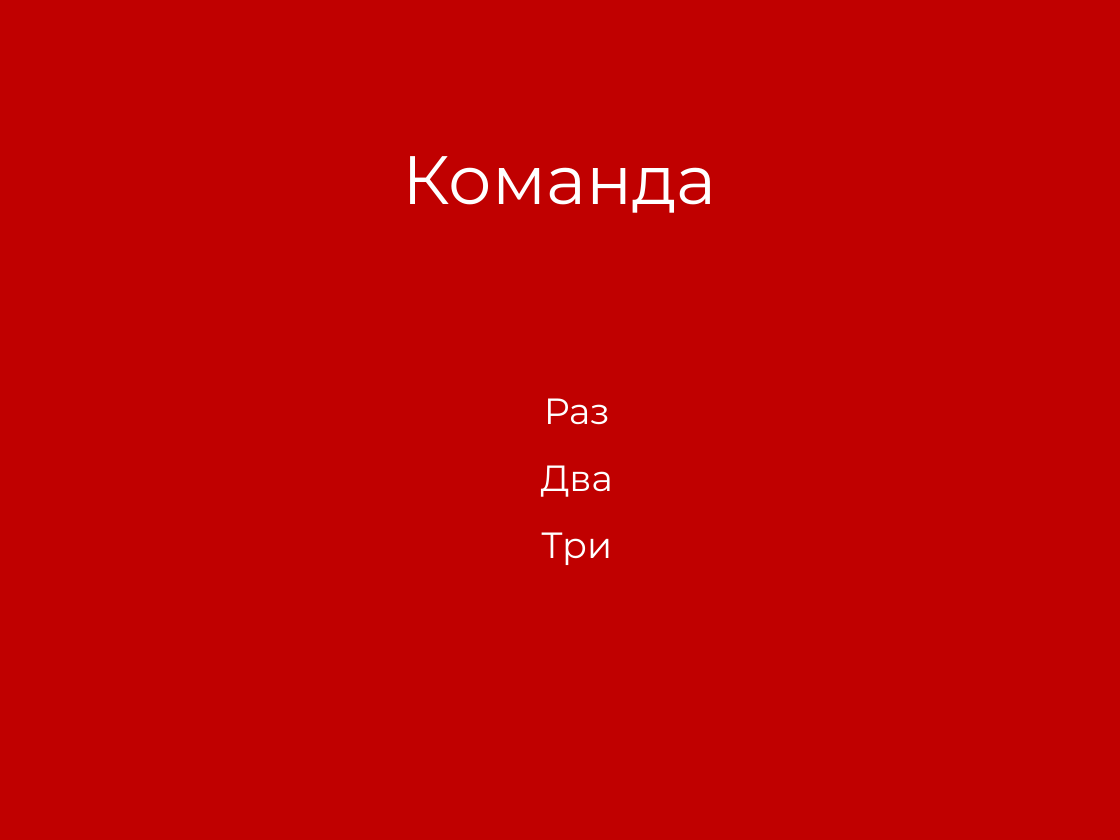
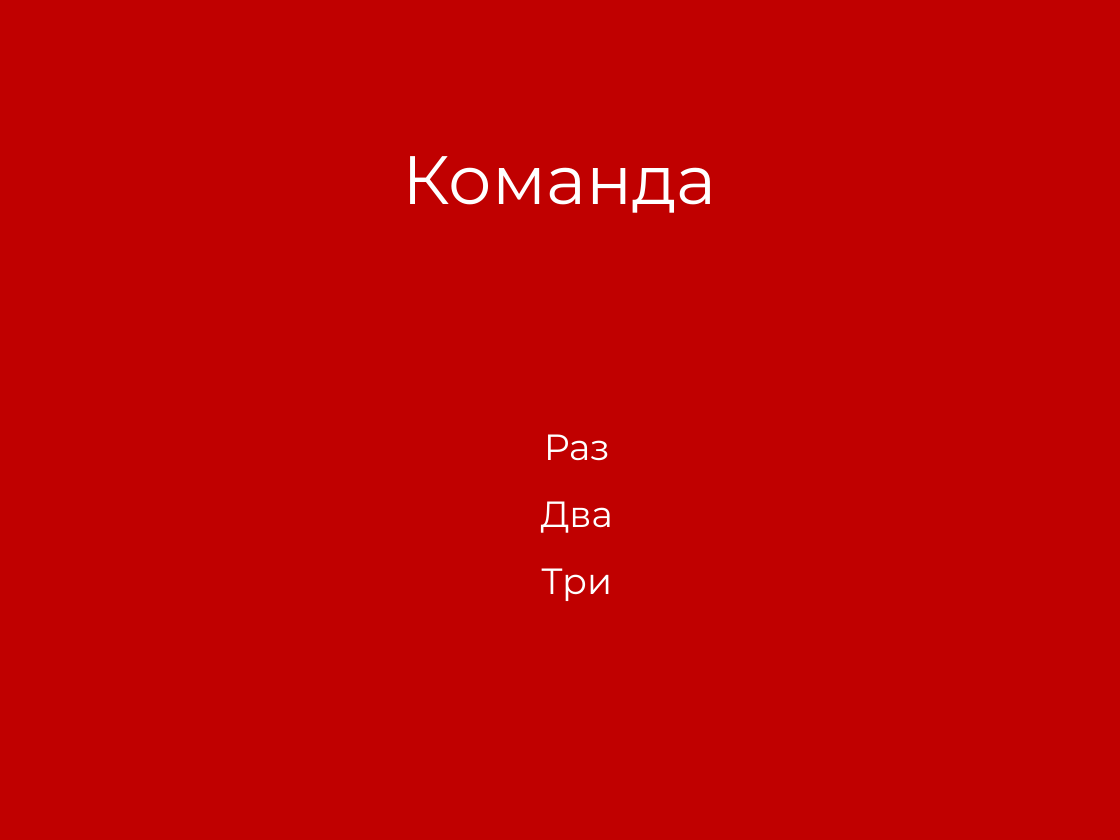
Before and after one commit to Nightblade73/SimpleAudioEditor, a slide deck: slide 4 of PP.pptx. Drawn at 1120x840 pixels with LibreOffice and Linux fonts; fonts in the diff are those of the drawing. Boxes give left, top, right and bottom in pixels: in the first picture for what was removed or moved away, otherwise in the second. Text is boxed around its words. In the diff, an @@ line names an element or a change of style, - is before the commit and + after.

```diff
--- a/PP.pptx
+++ b/PP.pptx
@@ text "Раз": place and size @@
-text "Раз" at (541,398,613,565)
+text "Раз" at (541,434,613,601)
```
Also in this commit, not shown: 14 slides added, 1 other file.
